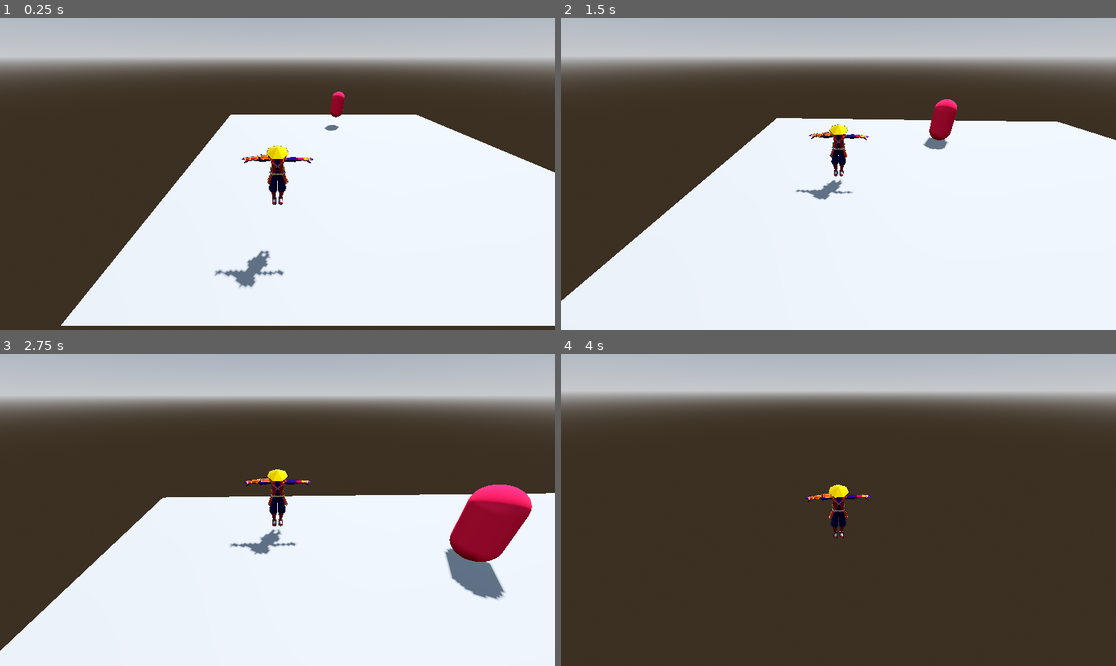
Above: before the commit, frames 1-4 (two rows, left to right).
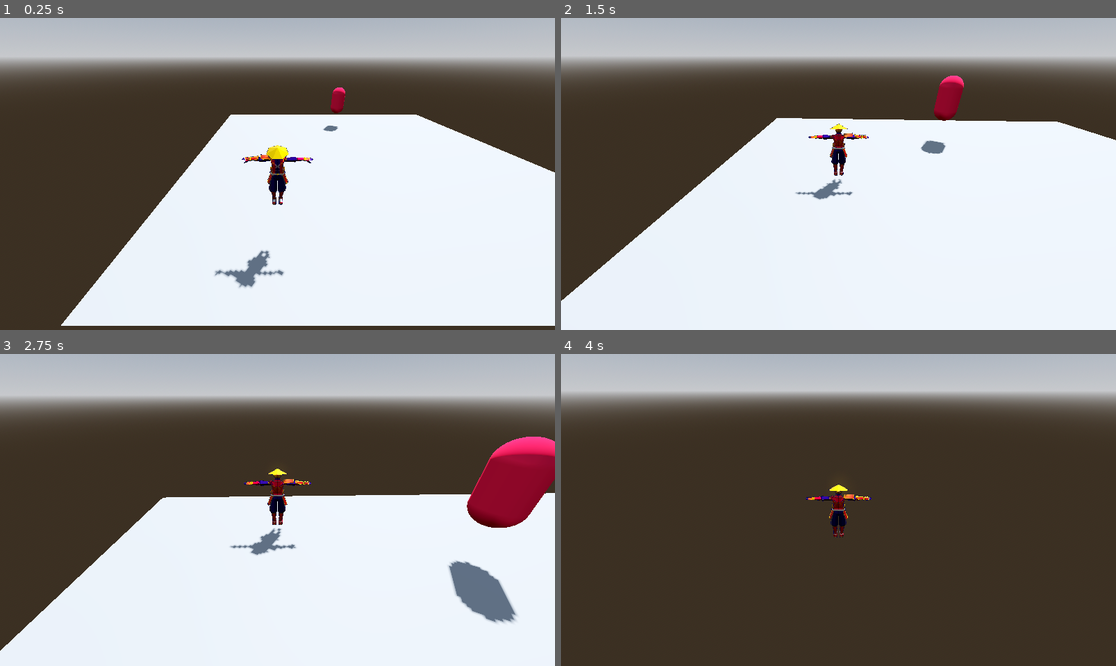
Above: after the commit, the same moments.

Repository: badihaki/samurai-jam
Game: Godot game, scene res://Level/test_room.tscn
Same seed, same stepped clock (60 frames per second), same inputs: the game is played once before the commit and once after it.
Inputs (mouse positions are in pixels of both pictures, inside the frame that each line leads up to):
- Up to frame 1 (0.25 s): no input
- Up to frame 2 (1.5 s): tap Enter (ui_accept) at 0.5, 0.77 s; move the mouse to (866, 174) at 0.52 s; hold W (move_forward) from 0.53 s (still down); click (866, 174) at 0.6 s; move the mouse to (810, 174) at 1.27 s; tap Space (dash) at 1.35 s
- Up to frame 3 (2.75 s): keep holding W (move_forward); tap Enter (ui_accept) at 1.52 s; move the mouse to (288, 503) at 2.02 s; hold F from 2.03 s (still down)
- Up to frame 4 (4 s): keep holding W (move_forward); move the mouse to (832, 516) at 2.77 s; release F at 2.78 s; click (832, 516) at 2.85 s; tap Enter (ui_accept) at 3.02, 3.77 s; move the mouse to (877, 513) at 3.52 s; tap Space (dash) at 3.6 s

The runs differ from the first frame. In frame 1, 0.1% of the frame differs, in the area x 58-63%, y 22-37%; in frame 2, 1.3%; in frame 3, 5.6%, in the area x 41-100%, y 26-87%; in frame 4, 0.4%.
Error before the commit: Invalid assignment of property or key 'process_mode' with value of type 'int' on a base object of type 'null instance'. (res://Player/Scripts/player.gd:37)

Commit message:
added a navigation mesh to the test world, added a navagent to the enemy

Diff:
--- a/Enemies/Enemy.gd
+++ b/Enemies/Enemy.gd
@@ -1,8 +1,13 @@
 extends CharacterBody3D
 
 
-const SPEED = 5.0
-const JUMP_VELOCITY = 4.5
+var speed:float = 5.0
+var evade_velocity:float = 4.5
+
+@onready var nav_agent:NavigationAgent3D = $NavigationAgent3D
+
+func UpdateTargetLocation(target_location:Vector3)->void:
+	nav_agent.target_position = target_location
 
 # Get the gravity from the project settings to be synced with RigidBody nodes.
 var gravity: float = ProjectSettings.get_setting("physics/3d/default_gravity")
@@ -12,6 +17,11 @@
 	if not is_on_floor():
 		velocity.y -= gravity * delta
 
+	var current_location:Vector3 = global_transform.origin
+	var next_location:Vector3 = nav_agent.get_next_path_position()
+	var new_velocity = (next_location - current_location).normalized() * speed
+
+	velocity = new_velocity
 	move_and_slide()
 #
 	## Handle jump.
--- a/Enemies/Grunt/grunt.tscn
+++ b/Enemies/Grunt/grunt.tscn
@@ -29,3 +29,5 @@
 [node name="Hurtbox" parent="." node_paths=PackedStringArray("health_component") instance=ExtResource("3_vcysn")]
 transform = Transform3D(1.13701, 0, 0, 0, 1.13701, 0, 0, 0, 1.13701, 0, 0, 0)
 health_component = NodePath("../Health")
+
+[node name="NavigationAgent3D" type="NavigationAgent3D" parent="."]
--- a/Level/test_room.tscn
+++ b/Level/test_room.tscn
@@ -20,6 +20,10 @@
 tonemap_mode = 2
 glow_enabled = true
 
+[sub_resource type="NavigationMesh" id="NavigationMesh_tu0k6"]
+vertices = PackedVector3Array(-8.9796, 0.5, -8.9796, -8.9796, 0.5, 9.0204, 9.0204, 0.5, 9.0204, 9.0204, 0.5, -8.9796)
+polygons = [PackedInt32Array(3, 2, 0), PackedInt32Array(0, 2, 1)]
+
 [sub_resource type="PlaneMesh" id="PlaneMesh_1odr5"]
 
 [sub_resource type="BoxShape3D" id="BoxShape3D_7p74a"]
@@ -38,7 +42,7 @@
 v_offset = 0.0
 fov = 75.0
 
-[node name="TestRoom" type="Node3D"]
+[node name="TestRoom" type="Node"]
 
 [node name="Camera" type="Camera3D" parent="."]
 unique_name_in_owner = true
@@ -57,15 +61,18 @@
 [node name="WorldEnvironment" type="WorldEnvironment" parent="Env"]
 environment = SubResource("Environment_85mku")
 
-[node name="ground" type="MeshInstance3D" parent="Env"]
+[node name="NavigationRegion3D" type="NavigationRegion3D" parent="Env"]
+navigation_mesh = SubResource("NavigationMesh_tu0k6")
+
+[node name="ground" type="MeshInstance3D" parent="Env/NavigationRegion3D"]
 transform = Transform3D(9.4796, 0, 0, 0, 9.4796, 0, 0, 0, 9.4796, 0, 0, 0)
 mesh = SubResource("PlaneMesh_1odr5")
-skeleton = NodePath("../..")
+skeleton = NodePath("../../..")
 
-[node name="StaticBody3D" type="StaticBody3D" parent="Env/ground"]
+[node name="StaticBody3D" type="StaticBody3D" parent="Env/NavigationRegion3D/ground"]
 transform = Transform3D(0.10549, 0, 0, 0, 0.10549, 0, 0, 0, 0.10549, 0, 0, 0)
 
-[node name="CollisionShape3D" type="CollisionShape3D" parent="Env/ground/StaticBody3D"]
+[node name="CollisionShape3D" type="CollisionShape3D" parent="Env/NavigationRegion3D/ground/StaticBody3D"]
 shape = SubResource("BoxShape3D_7p74a")
 
 [node name="Player" parent="." instance=ExtResource("1_h2g0p")]
--- a/Player/player.tscn
+++ b/Player/player.tscn
@@ -14,10 +14,10 @@
 [node name="BodyCollider" type="CollisionShape3D" parent="."]
 shape = SubResource("CapsuleShape3D_aw8oj")
 
-[node name="Samurai_with_Sword_swing" parent="." instance=ExtResource("2_weltm")]
+[node name="GFX" parent="." instance=ExtResource("2_weltm")]
 transform = Transform3D(0.9951, 0, 0, 0, 0.9951, 0, 0, 0, 0.9951, 0, -0.744766, 0)
 
-[node name="Hitbox" parent="Samurai_with_Sword_swing" instance=ExtResource("4_x7v3s")]
+[node name="Hitbox" parent="GFX" instance=ExtResource("4_x7v3s")]
 transform = Transform3D(1, 0, 0, 0, 1, 0, 0, 0, 1, 0, 0, 0.98348)
 
 [node name="Health" parent="." instance=ExtResource("2_mov1t")]
Not shown: 1 places in Level/test_room.tscn that only renumber resources
